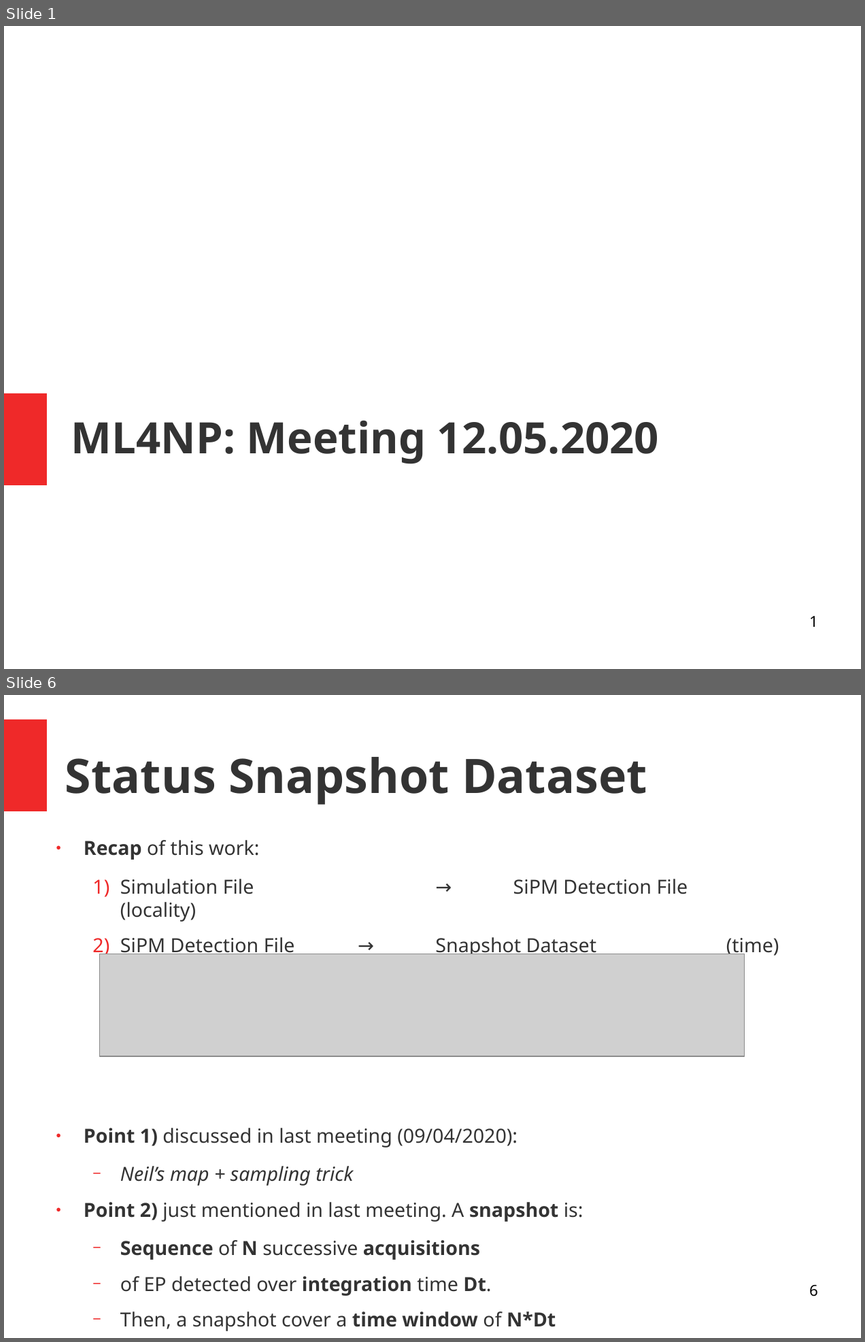
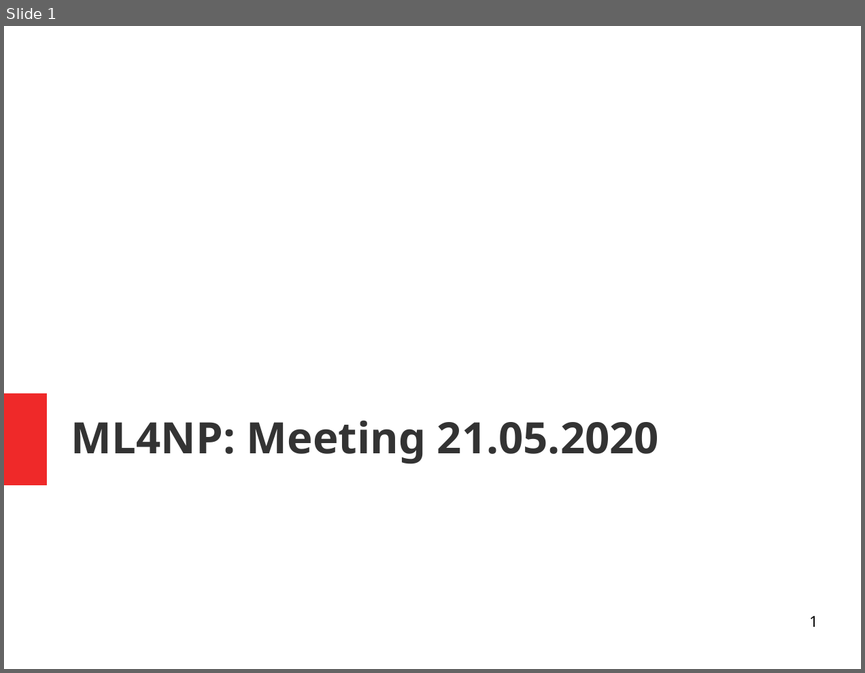
Before and after one commit to luigiberducci/ML4NP, a slide deck: Docs/meeting_ml4np_21mag2020.odp. Shown one above the other, each under a label of ours: slides 1 and 6 before the commit, slide 1 after it; the slides between them are not shown. The pictures are 865x1342 and 865x673 pixels, drawn with LibreOffice and Linux fonts; fonts in the diff are those of the drawing; grey boxes stand for pictures. Boxes give left, top, right and bottom in pixels: in the first picture for what was removed or moved away, otherwise in the second. Text is boxed around its words. In the diff, an @@ line names an element or a change of style, - is before the commit and + after.

```diff
--- a/Docs/meeting_ml4np_21mag2020.odp
+++ b/Docs/meeting_ml4np_21mag2020.odp
@@ slide 6 removed at <box>4,695,861,1338</box>, background #FFFFFF @@
@@ rectangle removed at <box>4,719,47,811</box> @@
@@ title removed at <box>65,757,647,804</box> @@
-Status Snapshot Dataset
@@ text removed at <box>84,840,779,1331</box> @@
-● Recap of this work:
-  1) Simulation File → SiPM Detection File (locality)
-  2) SiPM Detection File → Snapshot Dataset (time)
-● Point 1) discussed in last meeting (09/04/2020):
-  − Neil’s map + sampling trick
-● Point 2) just mentioned in last meeting. A snapshot is:
-  − Sequence of N successive acquisitions
-  − of EP detected over integration time Dt.
-  − Then, a snapshot cover a time window of N*Dt
@@ picture removed at <box>100,954,745,1056</box> @@
@@ page number removed at <box>809,1285,818,1296</box> @@
-6
@@ slide 1 changed as well @@
@@ title at <box>71,420,659,464</box>: text changed @@
-ML4NP: Meeting 12.05.2020
+ML4NP: Meeting 21.05.2020
```
Also in this commit, not shown: 11 slides added, 7 other slides removed, 7 other files.
